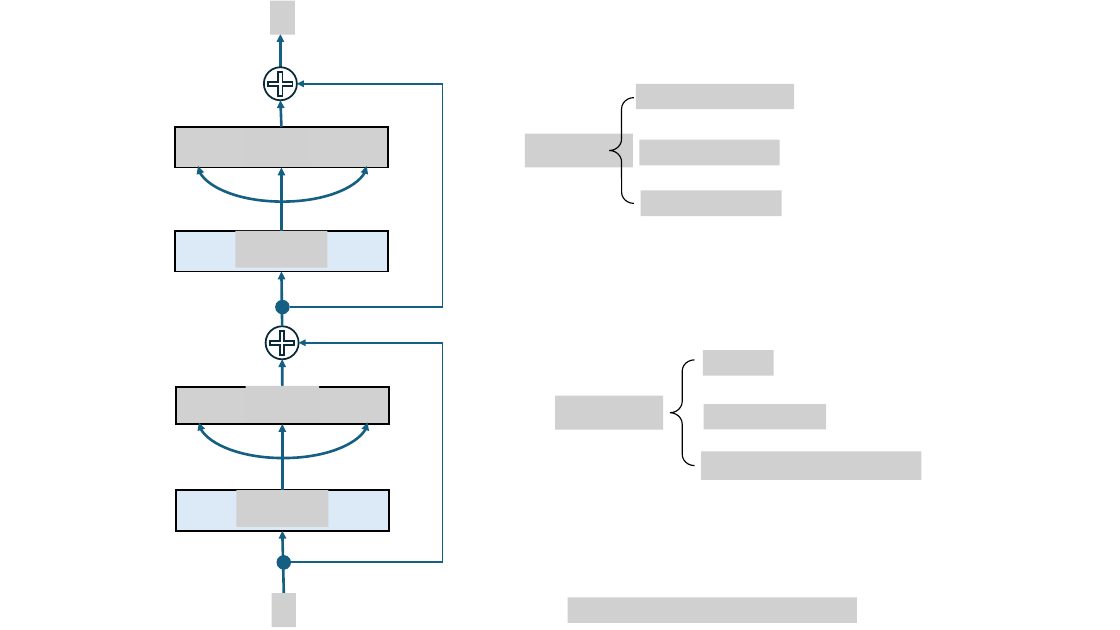
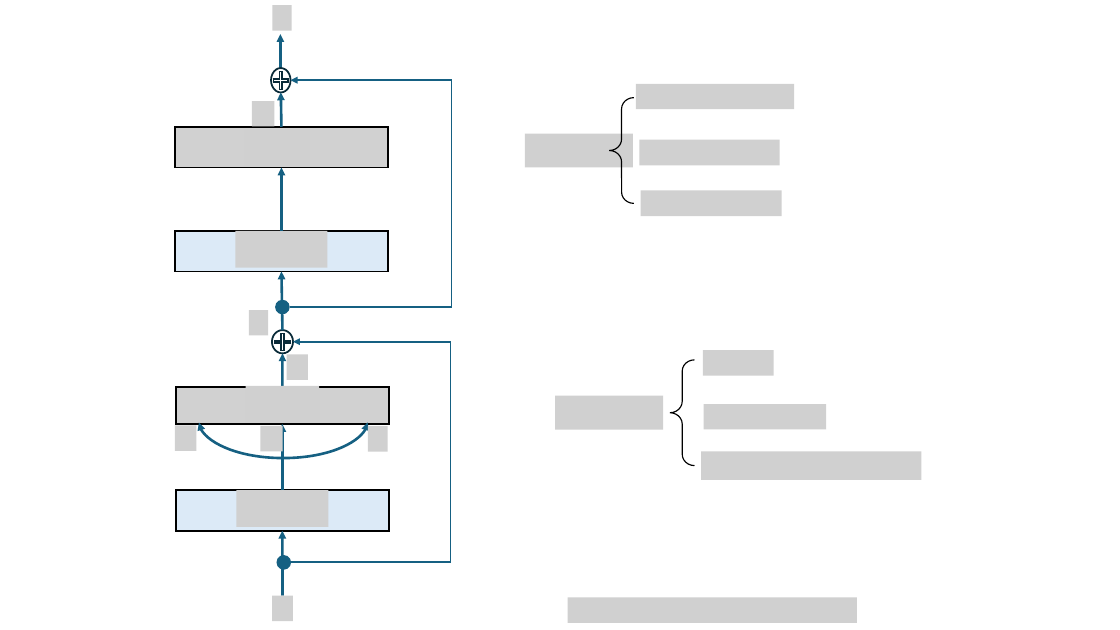
Before and after one commit to innovation-cat/innovation-cat.github.io, a slide deck: slide 12 of images/posts/2025-03-28-blog-post/新建 Microsoft PowerPoint 演示文稿.pptx. Drawn at 1120x630 pixels with LibreOffice and Linux fonts; fonts in the diff are those of the drawing; grey boxes stand for pictures. Boxes give left, top, right and bottom in pixels: in the first picture for what was removed or moved away, otherwise in the second. Text is boxed around its words. In the diff, an @@ line names an element or a change of style, - is before the commit and + after.

```diff
--- a/images/posts/2025-03-28-blog-post/新建 Microsoft PowerPoint 演示文稿.pptx
+++ b/images/posts/2025-03-28-blog-post/新建 Microsoft PowerPoint 演示文稿.pptx
@@ picture resized from (x1=271, y1=1, x2=295, y2=34) to (x1=272, y1=5, x2=292, y2=30) @@
@@ plus sign resized from (x1=264, y1=67, x2=297, y2=100) to (x1=271, y1=68, x2=291, y2=92) @@
@@ ellipse resized from (x1=264, y1=67, x2=297, y2=100) to (x1=271, y1=68, x2=291, y2=92) @@
@@ elbow arrow moved from (290, 308) - (297, 84) to (290, 308) - (291, 81) @@
@@ picture added at (x1=252, y1=101, x2=275, y2=126) @@
@@ arrow moved from (281, 127) - (281, 100) to (281, 127) - (281, 92) @@
@@ curved double arrow removed from (198, 166) to (367, 166) @@
@@ arrow moved from (282, 326) - (281, 271) to (282, 330) - (281, 271) @@
@@ picture added at (x1=249, y1=310, x2=268, y2=335) @@
@@ ellipse resized from (x1=266, y1=326, x2=298, y2=359) to (x1=272, y1=330, x2=293, y2=354) @@
@@ plus sign resized from (x1=266, y1=327, x2=298, y2=360) to (x1=272, y1=330, x2=293, y2=354) @@
@@ arrow moved from (282, 387) - (282, 360) to (282, 387) - (282, 354) @@
@@ picture added at (x1=287, y1=355, x2=308, y2=380) @@
@@ elbow arrow moved from (292, 563) - (299, 343) to (292, 563) - (293, 342) @@
@@ picture added at (x1=175, y1=425, x2=196, y2=450) @@
@@ picture added at (x1=260, y1=426, x2=282, y2=451) @@
@@ picture added at (x1=368, y1=426, x2=387, y2=451) @@
@@ picture resized from (x1=272, y1=593, x2=297, y2=627) to (x1=272, y1=596, x2=293, y2=621) @@
```
Also in this commit, not shown: 2 other files.
